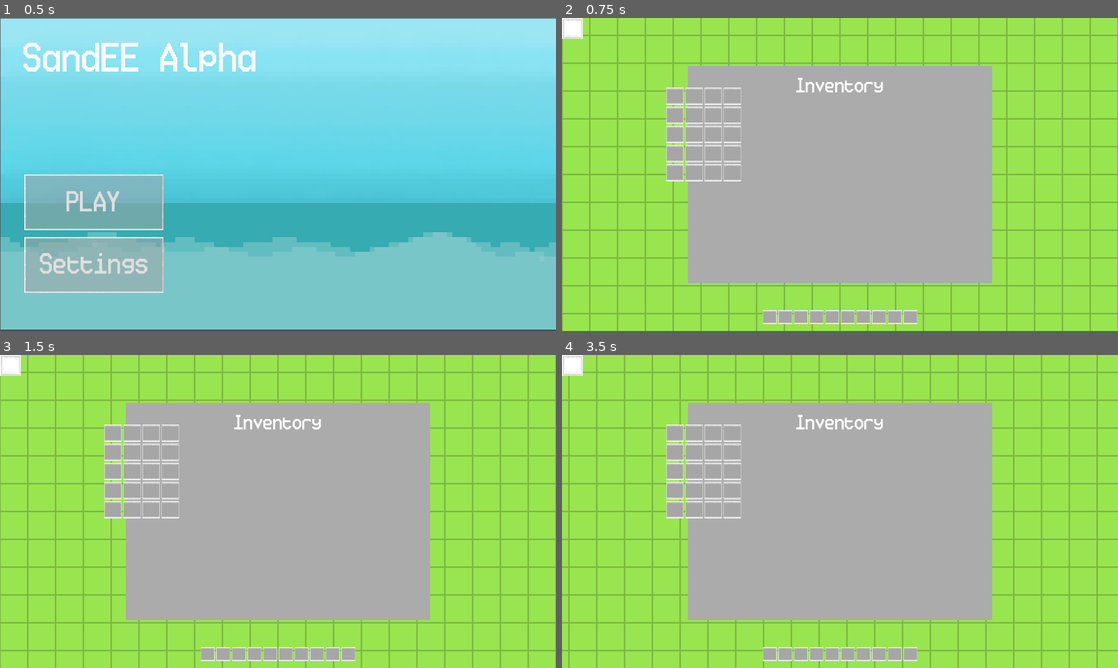
Above: before the commit, frames 1-4 (two rows, left to right).
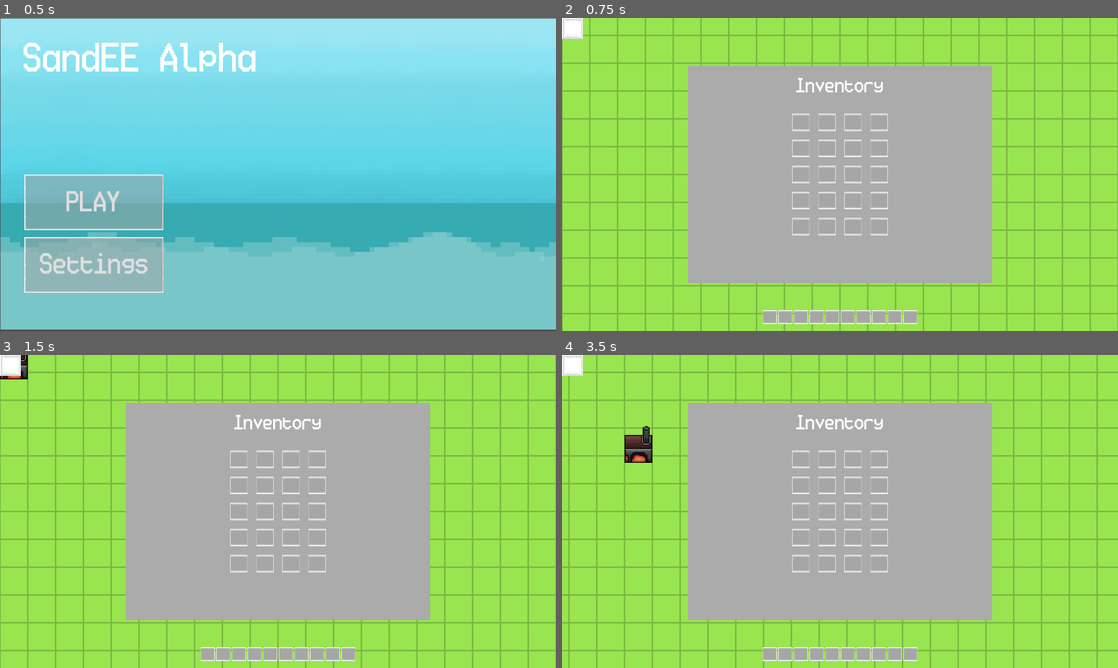
Above: after the commit, the same moments.

Repository: Ironash01/sandee_repo
Game: Godot game, scene res://scenes/ui/main_menu_ver.tscn
Same seed, same stepped clock (60 frames per second), same inputs: the game is played once before the commit and once after it.
Inputs (mouse positions are in pixels of both pictures, inside the frame that each line leads up to):
- Up to frame 1 (0.5 s): no input
- Up to frame 2 (0.75 s): click "PLAY" at 0.5 s
- Up to frame 3 (1.5 s): click (11, 364) at 1.25 s
- Up to frame 4 (3.5 s): click (673, 433) at 2.02 s; tap Enter at 2.75 s; move the mouse to (962, 495) at 2.77 s; press the mouse at (962, 495) at 2.78 s; hold D (gameplay_right) from 2.78 s (still down)

Frame 1 is identical in both runs. In frame 2, 2.5% of the frame differs, in the area x 18-59%, y 22-70%; in frame 3, 2.6%; in frame 4, 3.0%, in the area x 11-59%, y 22-70%.

Commit message:
Inventory alignment fix and placing box first version.

Diff:
--- a/SandEEAlpha/project.godot
+++ b/SandEEAlpha/project.godot
@@ -64,6 +64,11 @@
 "events": [Object(InputEventKey,"resource_local_to_scene":false,"resource_name":"","device":-1,"window_id":0,"alt_press …(192 unchanged characters)…
 ]
 }
+mouse_left={
+"deadzone": 0.2,
+"events": [Object(InputEventMouseButton,"resource_local_to_scene":false,"resource_name":"","device":-1,"window_id":0,"alt_pressed":false,"shift_pressed":false,"ctrl_pressed":false,"meta_pressed":false,"button_mask":0,"position":Vector2(0, 0),"global_position":Vector2(0, 0),"factor":1.0,"button_index":1,"canceled":false,"pressed":false,"double_click":false,"script":null)
+]
+}
 
 [physics]
 
--- /dev/null
+++ b/SandEEAlpha/scenes/objects/ObjectItem.tscn
@@ -0,0 +1,76 @@
+[gd_scene format=3 uid="uid://dowk37xlssd3h"]
+
+[ext_resource type="Texture2D" uid="uid://qf2w1p7jh1hq" path="res://sprites/items/SandEE_FurnaceV2.png" id="1_6chf5"]
+[ext_resource type="Script" uid="uid://cxn5e8xfblcxs" path="res://scripts/object_item.gd" id="1_emi2p"]
+[ext_resource type="PackedScene" uid="uid://bajfubs7vs868" path="res://scenes/ui/SmeltingMenu.tscn" id="2_5ngew"]
+
+[sub_resource type="Animation" id="Animation_emi2p"]
+length = 0.001
+tracks/0/type = "value"
+tracks/0/imported = false
+tracks/0/enabled = true
+tracks/0/path = NodePath(".:frame")
+tracks/0/interp = 1
+tracks/0/loop_wrap = true
+tracks/0/keys = {
+"times": PackedFloat32Array(0),
+"transitions": PackedFloat32Array(1),
+"update": 1,
+"values": [0]
+}
+
+[sub_resource type="Animation" id="Animation_5ngew"]
+resource_name = "idle_furnace"
+length = 1.0333333
+loop_mode = 1
+tracks/0/type = "value"
+tracks/0/imported = false
+tracks/0/enabled = true
+tracks/0/path = NodePath(".:frame")
+tracks/0/interp = 1
+tracks/0/loop_wrap = true
+tracks/0/keys = {
+"times": PackedFloat32Array(0.1, 0.26666668, 0.43333334, 0.56666666, 0.7, 0.8333333, 0.96666664),
+"transitions": PackedFloat32Array(1, 1, 1, 1, 1, 1, 1),
+"update": 1,
+"values": [1, 2, 3, 4, 5, 6, 7]
+}
+
+[sub_resource type="AnimationLibrary" id="AnimationLibrary_v5ndm"]
+_data = {
+&"RESET": SubResource("Animation_emi2p"),
+&"idle_furnace": SubResource("Animation_5ngew")
+}
+
+[sub_resource type="RectangleShape2D" id="RectangleShape2D_4g2s1"]
+size = Vector2(31, 32)
+
+[sub_resource type="CircleShape2D" id="CircleShape2D_emi2p"]
+radius = 34.0147
+
+[node name="ObjectItem" type="Node2D" unique_id=1424300030]
+script = ExtResource("1_emi2p")
+obj_name = "Furnace"
+obj_type = "furnace"
+smelting_ui = ExtResource("2_5ngew")
+
+[node name="Sprite2D" type="Sprite2D" parent="." unique_id=556744422]
+texture = ExtResource("1_6chf5")
+hframes = 8
+
+[node name="AnimationPlayer" type="AnimationPlayer" parent="Sprite2D" unique_id=922291932]
+libraries/ = SubResource("AnimationLibrary_v5ndm")
+
+[node name="StaticBody2D" type="StaticBody2D" parent="Sprite2D" unique_id=288174462]
+
+[node name="CollisionShape2D" type="CollisionShape2D" parent="Sprite2D/StaticBody2D" unique_id=1080010765]
+position = Vector2(-0.5, 8)
+shape = SubResource("RectangleShape2D_4g2s1")
+
+[node name="Area2D" type="Area2D" parent="Sprite2D" unique_id=672872807]
+
+[node name="interact_shape" type="CollisionShape2D" parent="Sprite2D/Area2D" unique_id=918113828]
+shape = SubResource("CircleShape2D_emi2p")
+
+[connection signal="body_entered" from="Sprite2D/Area2D" to="." method="_on_area_2d_body_entered"]
+[connection signal="body_exited" from="Sprite2D/Area2D" to="." method="_on_area_2d_body_exited"]
--- a/SandEEAlpha/scenes/player/player.tscn
+++ b/SandEEAlpha/scenes/player/player.tscn
@@ -265,15 +265,26 @@
 
 [node name="InventoryUi" parent="InventoryUI/ColorRect" unique_id=762786338 instance=ExtResource("4_lvxji")]
 layout_mode = 1
+anchors_preset = -1
+anchor_left = 0.0
+anchor_top = 0.0
+anchor_right = 1.0
+anchor_bottom = 1.0
+offset_left = 350.0
+offset_top = 250.0
+offset_right = -350.0
+offset_bottom = -250.0
 
 [node name="Label" type="Label" parent="InventoryUI" unique_id=564145799]
-anchors_preset = 5
+anchors_preset = -1
 anchor_left = 0.5
+anchor_top = 0.155
 anchor_right = 0.5
+anchor_bottom = 0.155
 offset_left = -32.0
-offset_top = 131.0
+offset_top = 19.400002
 offset_right = 33.0
-offset_bottom = 168.0
+offset_bottom = 56.4
 grow_horizontal = 2
 theme_override_font_sizes/font_size = 50
 text = "Inventory
--- a/SandEEAlpha/scenes/ui/InventorySlot.tscn
+++ b/SandEEAlpha/scenes/ui/InventorySlot.tscn
@@ -14,19 +14,12 @@
 thickness = 0
 
 [node name="InventorySlot" type="Control" unique_id=1036941907]
+z_index = 1
 custom_minimum_size = Vector2(40, 40)
 layout_mode = 3
-anchors_preset = 8
-anchor_left = 0.5
-anchor_top = 0.5
-anchor_right = 0.5
-anchor_bottom = 0.5
-offset_left = -20.0
-offset_top = -20.0
-offset_right = 20.0
-offset_bottom = 20.0
-grow_horizontal = 2
-grow_vertical = 2
+anchors_preset = 0
+offset_right = 40.0
+offset_bottom = 40.0
 size_flags_horizontal = 4
 size_flags_vertical = 4
 script = ExtResource("1_d7lwx")
@@ -68,6 +61,7 @@
 
 [node name="DetailsPanel" type="ColorRect" parent="." unique_id=1267373733]
 visible = false
+z_index = 1
 layout_mode = 0
 offset_left = 46.0
 offset_right = 159.0
@@ -141,3 +135,4 @@
 [connection signal="mouse_entered" from="ItemButton" to="." method="_on_item_button_mouse_entered"]
 [connection signal="mouse_exited" from="ItemButton" to="." method="_on_item_button_mouse_exited"]
 [connection signal="pressed" from="ItemButton" to="." method="_on_item_button_pressed"]
+[connection signal="pressed" from="UsagePanel/DropButton" to="." method="_on_drop_button_pressed"]
--- /dev/null
+++ b/SandEEAlpha/scenes/ui/SmeltingMenu.tscn
@@ -0,0 +1,29 @@
+[gd_scene format=3 uid="uid://bajfubs7vs868"]
+
+[ext_resource type="Texture2D" uid="uid://ha3i74xw7xcm" path="res://sprites/ui/SandEE_UIAlpha.png" id="1_cbf12"]
+
+[sub_resource type="AtlasTexture" id="AtlasTexture_fyaq0"]
+atlas = ExtResource("1_cbf12")
+region = Rect2(129, 161, 93, 95)
+
+[sub_resource type="AtlasTexture" id="AtlasTexture_kfr77"]
+atlas = ExtResource("1_cbf12")
+region = Rect2(32, 96, 32, 32)
+
+[node name="SmeltingMenu" type="Control" unique_id=731547156]
+layout_mode = 3
+anchors_preset = 0
+
+[node name="bg" type="TextureRect" parent="." unique_id=2006895239]
+layout_mode = 0
+offset_right = 93.0
+offset_bottom = 95.0
+texture = SubResource("AtlasTexture_fyaq0")
+
+[node name="slot_example" type="TextureRect" parent="." unique_id=31322515]
+z_index = 1
+layout_mode = 0
+offset_top = 2.0
+offset_right = 40.0
+offset_bottom = 42.0
+texture = SubResource("AtlasTexture_kfr77")
--- a/SandEEAlpha/scenes/ui/inventory_ui.tscn
+++ b/SandEEAlpha/scenes/ui/inventory_ui.tscn
@@ -16,11 +16,11 @@
 
 [node name="GridContainer" type="GridContainer" parent="." unique_id=1632104654]
 layout_mode = 1
-offset_left = -400.0
-offset_top = -200.0
-offset_right = 400.0
-offset_bottom = 200.0
+anchors_preset = 15
+anchor_right = 1.0
+anchor_bottom = 1.0
 grow_horizontal = 2
 grow_vertical = 2
+theme_override_constants/h_separation = 20
+theme_override_constants/v_separation = 20
 columns = 4
-metadata/_edit_use_anchors_ = true
--- a/SandEEAlpha/scenes/world_gen.tscn
+++ b/SandEEAlpha/scenes/world_gen.tscn
@@ -3,6 +3,7 @@
 [ext_resource type="Script" uid="uid://c8rev8jtlhmr5" path="res://scripts/world.gd" id="1_rwgxs"]
 [ext_resource type="Texture2D" uid="uid://b6autn8ilocsj" path="res://sprites/tilesets/sandee+alpha_basicTileSetRevamped.png" id="2_i7141"]
 [ext_resource type="Texture2D" uid="uid://cyctj3adikrl2" path="res://sprites/tilesets/tiles - tree - 32x32.png" id="2_k0juu"]
+[ext_resource type="PackedScene" uid="uid://dowk37xlssd3h" path="res://scenes/objects/ObjectItem.tscn" id="2_pr0gy"]
 [ext_resource type="Texture2D" uid="uid://cwecurj4yu1cw" path="res://sprites/tilesets/tiles-earth-32x32.png" id="3_71j4m"]
 [ext_resource type="Texture2D" uid="uid://bo2pfa26duglj" path="res://sprites/tilesets/tiles-grass light-32x32.png" id="4_qfnet"]
 [ext_resource type="Texture2D" uid="uid://brsck4n4bcnol" path="res://sprites/tilesets/tiles-water.png" id="5_71j4m"]
@@ -917,6 +918,7 @@
 
 [node name="World" type="Node2D" unique_id=98158199]
 script = ExtResource("1_rwgxs")
+object = ExtResource("2_pr0gy")
 
 [node name="Ground" type="TileMapLayer" parent="." unique_id=822852763]
 texture_filter = 1
--- a/SandEEAlpha/scripts/global.gd
+++ b/SandEEAlpha/scripts/global.gd
@@ -27,7 +27,12 @@
 			return true
 		return false # should not add if any property dos not matc
 
-func remove_item():
+func remove_item(item_type, item_effect):
+	for i in range(Inventory.size()):
+		if Inventory[i] != null and Inventory[i]["type"] == item_type and Inventory[i]["effect"] == item_effect:
+			Inventory[i]["quantity"] -= 1
+			if Inventory[i]["quantity"] <= 0:
+				Inventory[i] = null
 	Inventory_updated.emit()
 
 func increase_inventory_size():
@@ -35,3 +40,13 @@
 
 func set_player_reference(player):
 	player_node = player
+
+func adjust_drop_pos(pos):
+	var rad = 100
+	var near_item = get_tree().get_nodes_in_group("items")
+	for item in near_item:
+		if item.global.position.distance_to(pos) < rad:
+			var random_offset = Vector2(randf_range(-rad, rad), randf_range(-rad, rad))
+			pos += random_offset
+			break
+	return pos
--- a/SandEEAlpha/scripts/inventory_slot.gd
+++ b/SandEEAlpha/scripts/inventory_slot.gd
@@ -47,3 +47,8 @@
 		item_effect.text = str("+ ", item["effect"])
 	else:
 		item_effect.text = ""
+
+
+
+func _on_drop_button_pressed() -> void:
+	pass # Replace with function body.
--- /dev/null
+++ b/SandEEAlpha/scripts/object_item.gd
@@ -0,0 +1,33 @@
+extends Node2D
+
+@export var obj_name = ""
+@export var obj_type = ""
+@export var item_texture = Texture
+@export var smelting_ui: PackedScene
+@onready var col_interact_shape = $Sprite2D/Area2D/interact_shape
+var sm_instance
+
+func _ready() -> void:
+	sm_instance = smelting_ui.instantiate()
+	add_child(sm_instance)
+	sm_instance.visible = false
+	col_interact_shape.disabled = true # disable instance of area2d to save resources.
+	if obj_type == "furnace":
+		furnace()
+	pass
+
+func furnace():
+	col_interact_shape.disabled = false # enable back the collision
+
+
+
+func _on_area_2d_body_entered(body: CharacterBody2D) -> void:
+	print("col")
+	if obj_type == "furnace":
+		if body.name == "Player":
+			sm_instance.visible = true
+
+func _on_area_2d_body_exited(body: CharacterBody2D) -> void:
+	print("col")
+	if sm_instance.visible == true:
+		sm_instance.visible = false
--- a/SandEEAlpha/scripts/player.gd
+++ b/SandEEAlpha/scripts/player.gd
@@ -44,4 +44,4 @@
 func _input(event):
 	if event.is_action_pressed("inventory"):
 		inventory_ui.visible =!inventory_ui.visible
-		get_tree().paused = !get_tree().paused
+		#get_tree().paused = !get_tree().paused
--- a/SandEEAlpha/scripts/world.gd
+++ b/SandEEAlpha/scripts/world.gd
@@ -1,4 +1,8 @@
 extends Node2D
+
+# experimental tiling variables
+const TILE_SIZE = 32
+@export var object: PackedScene
 
 enum Terrain { Water, Plain, Desert, Snowy }
 @export var player : CharacterBody2D
@@ -199,3 +203,24 @@
 
 func spawn_player():
 	player.position = Vector2(spawn_center)
+
+# Glenn 03122026
+
+
+func _input(event):
+		if event.is_action_pressed("mouse_left"):
+			place_block()
+
+func place_block():
+	# get mouse relative to this Node2D
+	var mouse_pos = get_local_mouse_position()
+
+	# calculate grid
+	var grid_x = floor(mouse_pos.x / TILE_SIZE)
+	var grid_y = floor(mouse_pos.y / TILE_SIZE)
+	var world_pos = Vector2(grid_x, grid_y) * TILE_SIZE + Vector2(TILE_SIZE/2, TILE_SIZE/2)
+
+	# instantiate object
+	var obj = object.instantiate()
+	obj.position = world_pos
+	add_child(obj)
Not shown, added: SandEEAlpha/scripts/object_item.gd.uid
